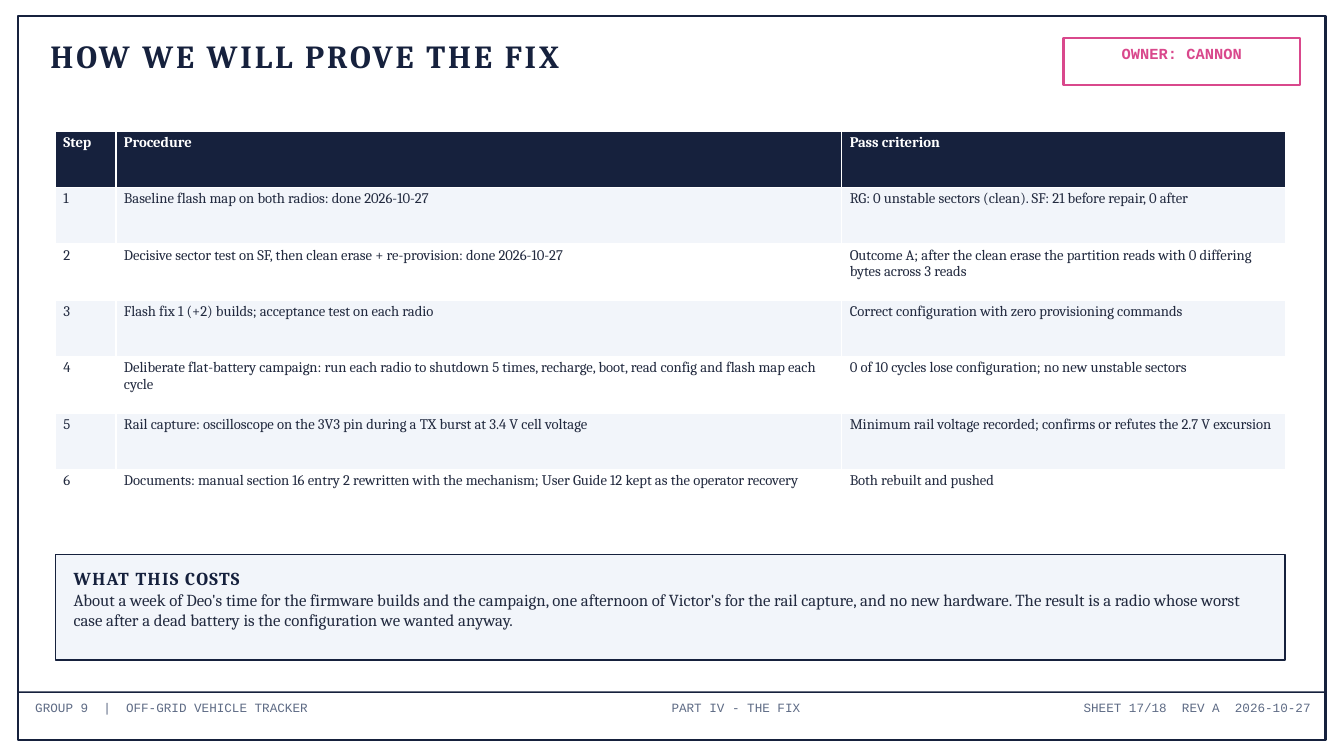
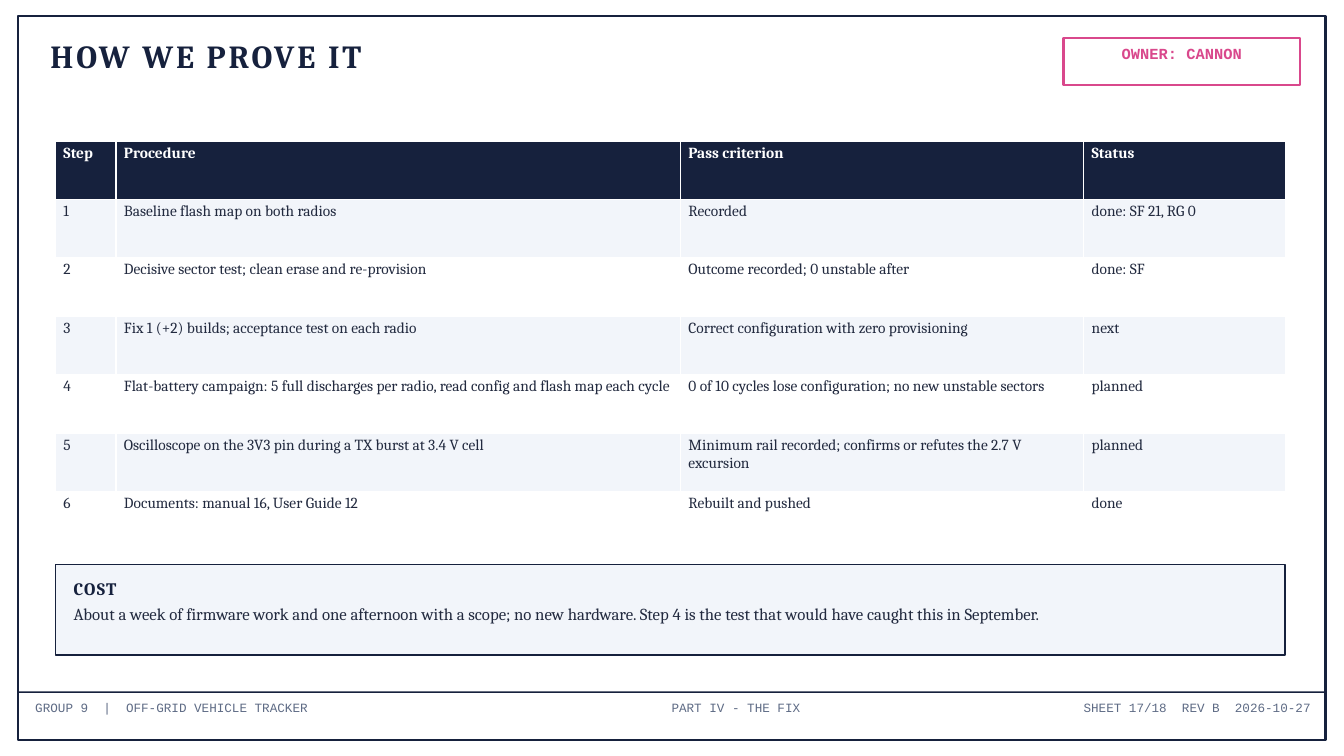
Before and after one commit to deosgracius/offgrid-vehicle-tracker, a slide deck: slide 17 of docs/presentations/Group9_ConfigLoss_RootCause.pptx. Drawn at 1344x756 pixels with LibreOffice and Linux fonts; fonts in the diff are those of the drawing. Boxes give left, top, right and bottom in pixels: in the first picture for what was removed or moved away, otherwise in the second. Text is boxed around its words. In the diff, an @@ line names an element or a change of style, - is before the commit and + after.

```diff
--- a/docs/presentations/Group9_ConfigLoss_RootCause.pptx
+++ b/docs/presentations/Group9_ConfigLoss_RootCause.pptx
@@ text at (50, 46, 361, 69): text changed @@
-HOW WE WILL PROVE THE FIX
+HOW WE PROVE IT
@@ table at (55, 141, 1286, 551) @@
-column 2: Procedure | Baseline flash map on both radios: done 2026-10-27 | Decisive sector test on SF, then clean erase + re-provision: done 2026-10-27 | Flash fix 1 (+2) builds; acceptance test on each radio | Deliberate flat-battery campaign: run each radio to shutdown 5 times, recharge, boot, read config and flash map each cycle | Rail capture: oscilloscope on the 3V3 pin during a TX burst at 3.4 V cell voltage | Documents: manual section 16 entry 2 rewritten with the mechanism; User Guide 12 kept as the operator recovery
-column 3: Pass criterion | RG: 0 unstable sectors (clean). SF: 21 before repair, 0 after | Outcome A; after the clean erase the partition reads with 0 differing bytes across 3 reads | Correct configuration with zero provisioning commands | 0 of 10 cycles lose configuration; no new unstable sectors | Minimum rail voltage recorded; confirms or refutes the 2.7 V excursion | Both rebuilt and pushed
+column 2: Procedure | Baseline flash map on both radios | Decisive sector test; clean erase and re-provision | Fix 1 (+2) builds; acceptance test on each radio | Flat-battery campaign: 5 full discharges per radio, read config and flash map each cycle | Oscilloscope on the 3V3 pin during a TX burst at 3.4 V cell | Documents: manual 16, User Guide 12
+column 3: Pass criterion | Recorded | Outcome recorded; 0 unstable after | Correct configuration with zero provisioning | 0 of 10 cycles lose configuration; no new unstable sectors | Minimum rail recorded; confirms or refutes the 2.7 V excursion | Rebuilt and pushed
+column 4: Status | done: SF 21, RG 0 | done: SF | next | planned | planned | done
@@ table: place and size @@
-table at (55, 131, 1286, 526)
+table at (55, 141, 1286, 551)
@@ rectangle: place and size @@
-rectangle at (55, 555, 1286, 660)
+rectangle at (55, 565, 1286, 655)
@@ text at (74, 583, 1040, 624): text changed @@
-WHAT THIS COSTS
-About a week of Deo's time for the firmware builds and the campaign, one afternoon of Victor's for the rail capture, and no new hardware. The result is a radio whose worst case after a dead battery is the configuration we wanted anyway.
+COST
+About a week of firmware work and one afternoon with a scope; no new hardware. Step 4 is the test that would have caught this in September.
@@ text at (1084, 703, 1311, 712): text changed @@
-SHEET 17/18 REV A 2026-10-27
+SHEET 17/18 REV B 2026-10-27
```
Also in this commit, not shown: 16 other slides changed, 1 slide added, 1 slide removed, 4 other files.
